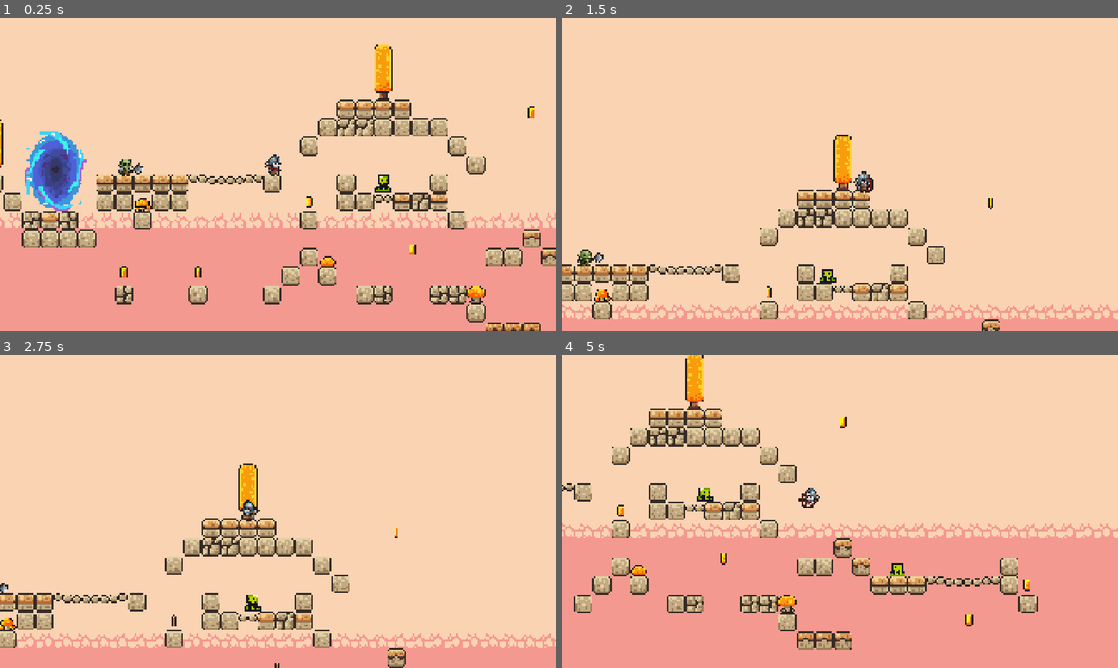
Above: before the commit, frames 1-4 (two rows, left to right).
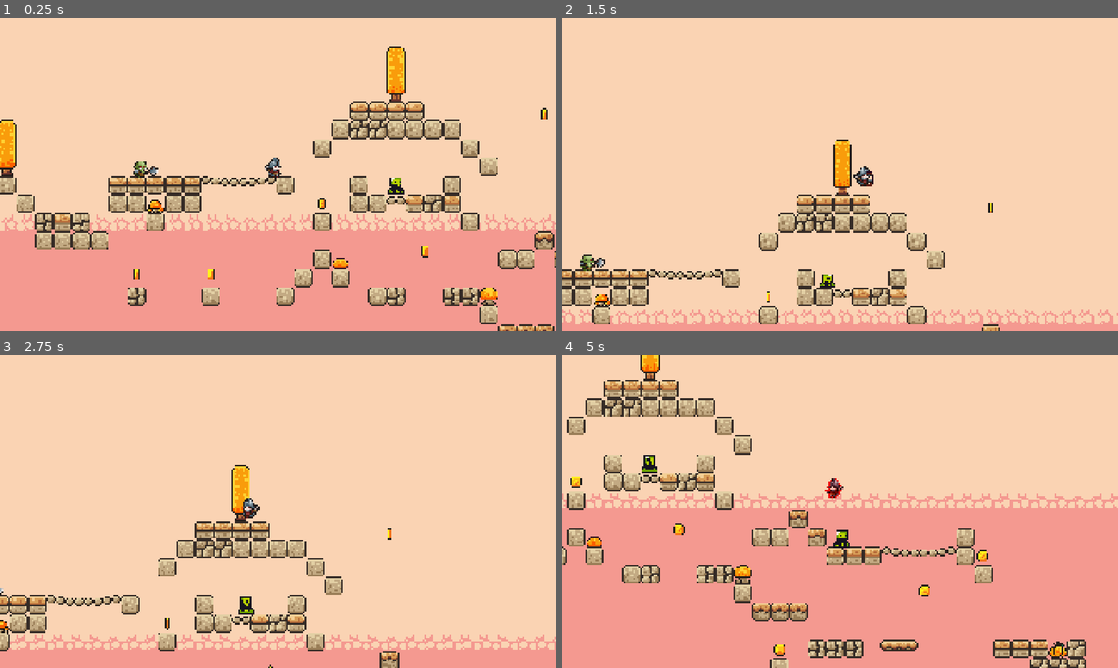
Above: after the commit, the same moments.

Repository: alex-tech-88/first-2d-game
Game: Godot game, scene res://scenes/levels/level_2.tscn
The game is run twice, just before and just after one commit, with the same random seed, the same clock (stepped at 60 frames per second) and the same inputs. This scene is started directly instead of the project's main scene.
Inputs (mouse positions are in pixels of both pictures, inside the frame that each line leads up to):
- Up to frame 1 (0.25 s): no input
- Up to frame 2 (1.5 s): move the mouse to (962, 158) at 0.52 s; hold Right (move_right) from 0.53 s (still down); tap Space (jump) at 0.6, 0.77, 1.07 s; move the mouse to (728, 190) at 1.27 s; click (728, 190) at 1.35 s
- Up to frame 3 (2.75 s): tap Space (jump) at 1.52, 1.55, 1.82, 2.1 s; move the mouse to (333, 442) at 2.02 s; release Right (move_right) at 2.03 s; hold Left (move_left) from 2.03 s (still down)
- Up to frame 4 (5 s): move the mouse to (812, 574) at 2.77 s; release Left (move_left) at 2.78 s; hold Right (move_right) 2.78-4.28 s; click (812, 574) at 2.85 s; tap Space (jump) at 3.02, 3.05, 3.32, 3.6, 3.77, 4.07, 4.52, 4.55, 4.82 s; move the mouse to (1006, 558) at 3.52 s; move the mouse to (673, 464) at 4.27 s; hold Left (move_left) from 4.28 s (still down); click (673, 464) at 4.35 s

The runs differ from the first frame. In frame 1, 20% of the frame differs, in the area x 0-100%, y 8-100%; in frame 2, 9.9%; in frame 3, 8.8%; in frame 4, 26%, in the area x 0-100%, y 0-100%.

Commit message:
optimised slime & orc gds

Diff:
--- a/scenes/levels/level_2.tscn
+++ b/scenes/levels/level_2.tscn
@@ -8,7 +8,6 @@
 [ext_resource type="PackedScene" uid="uid://ok342l6xuvyq" path="res://scenes/platform_lvl_2.tscn" id="6_tv7cl"]
 [ext_resource type="PackedScene" uid="uid://d2w2i5h0lhc6l" path="res://scenes/slime.tscn" id="7_3p04p"]
 [ext_resource type="PackedScene" uid="uid://p8lscf1t23sd" path="res://scenes/hud.tscn" id="7_r88tb"]
-[ext_resource type="PackedScene" uid="uid://d0mx8bsnxy3ii" path="res://scenes/next_level.tscn" id="8_1yj8c"]
 [ext_resource type="PackedScene" uid="uid://dsnltl7q0piac" path="res://scenes/orc.tscn" id="10_qsp8v"]
 
 [sub_resource type="TileSetAtlasSource" id="TileSetAtlasSource_k22d5"]
@@ -239,7 +238,7 @@
 layer_1/tile_data = PackedInt32Array(-720905, 196608, 1, -720907, 196608, 1, -720906, 131072, 0, -786444, 131072, 1, -6 …(1874 unchanged characters)…
 
 [node name="Player" parent="." unique_id=2073481811 instance=ExtResource("3_qsp8v")]
-position = Vector2(42, -226)
+position = Vector2(31, -230)
 
 [node name="Camera2D" type="Camera2D" parent="Player" unique_id=1600274782]
 position = Vector2(3, 1)
@@ -316,11 +315,8 @@
 offset_right = -6.0
 offset_bottom = -2.0
 
-[node name="NextLevel" parent="." unique_id=1723994880 instance=ExtResource("8_1yj8c")]
-position = Vector2(-147, -226)
-
 [node name="Orc" parent="." unique_id=1583057674 instance=ExtResource("10_qsp8v")]
-position = Vector2(-87, -230)
+position = Vector2(-85, -243)
 
 [connection signal="timeout" from="Player/CoyoteTime" to="Player" method="_on_coyote_time_timeout"]
 [connection signal="timeout" from="Player/JumpBuffer" to="Player" method="_on_jump_buffer_timeout"]
--- a/scenes/mian_menu.tscn
+++ b/scenes/main_menu.tscn
@@ -1,11 +1,11 @@
 [gd_scene format=3 uid="uid://dx44y63d7odn6"]
 
-[ext_resource type="FontFile" uid="uid://c53kogtyjwsss" path="res://assets/fonts/PixelOperator8-Bold.ttf" id="1_63yaw"]
-[ext_resource type="Texture2D" uid="uid://d03x1rtbmi1jp" path="res://assets/screenshots/main_menu.png" id="1_kug4c"]
-[ext_resource type="Script" uid="uid://dngt3ath8nis8" path="res://scripts/mian_menu.gd" id="1_xxjjr"]
+[ext_resource type="Script" uid="uid://dngt3ath8nis8" path="res://scripts/main_menu.gd" id="1_bqqt6"]
+[ext_resource type="Texture2D" uid="uid://d03x1rtbmi1jp" path="res://assets/screenshots/main_menu.png" id="2_wu84c"]
+[ext_resource type="FontFile" uid="uid://c53kogtyjwsss" path="res://assets/fonts/PixelOperator8-Bold.ttf" id="3_8ln24"]
 
 [sub_resource type="StyleBoxTexture" id="StyleBoxTexture_xxjjr"]
-texture = ExtResource("1_kug4c")
+texture = ExtResource("2_wu84c")
 
 [sub_resource type="StyleBoxFlat" id="StyleBoxFlat_kug4c"]
 bg_color = Color(0.52081466, 0.6276887, 0.5996099, 1)
@@ -38,7 +38,7 @@
 anchor_bottom = 1.0
 grow_horizontal = 2
 grow_vertical = 2
-script = ExtResource("1_xxjjr")
+script = ExtResource("1_bqqt6")
 
 [node name="Panel" type="Panel" parent="." unique_id=117051237]
 layout_mode = 1
--- a/scripts/next_level.gd
+++ b/scripts/next_level.gd
@@ -33,4 +33,4 @@
 		var current_scene_file: String = get_tree().current_scene.scene_file_path
 		var next_level_number: int = current_scene_file.get_basename().get_file().to_int() + 1
 		var next_level_path: String = FILE_BEGIN + str(next_level_number) + ".tscn"
-		get_tree().change_scene_to_file(next_level_path)
+		get_tree().call_deferred("change_scene_to_file", next_level_path)
--- a/scripts/orc.gd
+++ b/scripts/orc.gd
@@ -1,15 +1,24 @@
 extends CharacterBody2D
 
+# --- Movement & combat constants ---
 const SPEED: float = 60.0
 const GRAVITY: float = 980.0
 const JUMP_VELOCITY: float = -300.0
 const JUMP_COOLDOWN: float = 0.8
-const MAX_HP: int = 3  # Number of hits before the orc dies
+const MAX_HP: int = 3
+
+# --- Timing constants ---
+const DEATH_ANIM_SPEED: float = 0.53  # Slowed playback to match death audio length
+const DEATH_DURATION: float = 2.4     # Seconds to wait before removing the node
+const HIT_STUN_DURATION: float = 0.5  # Seconds the orc is frozen after taking a hit
+
+# --- Animation frames where the sword hitbox should be active ---
+const SWORD_ACTIVE_FRAMES: Array = [3, 4, 9, 10]
 
 var dead: bool = false
 var is_attacking: bool = false
-var is_hit: bool = false        # True while hit stun animation is playing
-var target: Node2D = null       # Reference to the player when detected
+var is_hit: bool = false         # True while hit-stun animation is playing
+var target: Node2D = null        # Reference to the player when in detection range
 var jump_cooldown_timer: float = 0.0
 var hp: int = MAX_HP
 
@@ -17,27 +26,27 @@
 @onready var sword_hitbox: Area2D = %KillZone
 @onready var right_shape: CollisionShape2D = %KillZone/RightShape2D
 @onready var left_shape: CollisionShape2D = %KillZone/LeftShape2D
-@onready var detection_zone: Area2D = $DetectionZone  # Large zone — starts chasing
-@onready var attack_zone: Area2D = $AttackZone        # Small zone — triggers melee attack
+@onready var detection_zone: Area2D = $DetectionZone  # Large zone — triggers chasing
+@onready var attack_zone: Area2D = $AttackZone        # Small zone — triggers melee swing
 @onready var hit_sound: AudioStreamPlayer2D = $HitSound
 @onready var death_sound: AudioStreamPlayer2D = $DeathSound
-@onready var jump_hit: Area2D = $OrcJumpHit           # Area on top of orc's head
+@onready var jump_hit: Area2D = $OrcJumpHit           # Area on top of the orc's head
+
 
 func _ready() -> void:
 	add_to_group("Enemy")
-	sword_hitbox.monitoring = false
-	# Disable both sword collision shapes until an attack begins
-	right_shape.disabled = true
-	left_shape.disabled = true
+	# Make sure hitbox is fully off before any attack starts
+	_disable_hitbox()
 	animated_sprite.frame_changed.connect(_on_frame_changed)
 	sword_hitbox.body_entered.connect(_on_sword_hit)
 	jump_hit.body_entered.connect(_on_jump_hit)
 
+
 func _physics_process(delta: float) -> void:
 	if dead:
 		return
 
-	# Freeze horizontal movement during hit stun, but keep gravity
+	# During hit-stun: freeze horizontal movement but keep gravity
 	if is_hit:
 		if not is_on_floor():
 			velocity.y += GRAVITY * delta
@@ -52,8 +61,8 @@
 	if not is_on_floor():
 		velocity.y += GRAVITY * delta
 
-	# Poll detection zone every frame instead of relying on body_exited signals.
-	# Prevents the orc from losing the player when they jump over him.
+	# Poll detection zone every frame instead of using body_exited signals.
+	# This prevents losing the player when they jump over the orc.
 	var bodies = detection_zone.get_overlapping_bodies()
 	var player_detected = false
 	for body in bodies:
@@ -62,7 +71,7 @@
 			player_detected = true
 			break
 
-	# Player left detection zone — return to idle
+	# Player left detection range — go back to idle
 	if not player_detected:
 		target = null
 		if not is_attacking:
@@ -74,19 +83,19 @@
 	# Face the player every frame
 	var direction = global_position.direction_to(target.global_position)
 	animated_sprite.flip_h = direction.x < 0
-	# Sync active sword hitbox side with facing direction
+	# Keep sword hitbox side in sync with facing direction
 	_update_sword_shape()
 
-	# Use get_overlapping_bodies() so it works even if player was already inside
+	# Use get_overlapping_bodies() so it works even if the player was already inside on enter
 	var player_in_attack_zone = target in attack_zone.get_overlapping_bodies()
 
 	if player_in_attack_zone:
-		# Stop and swing
+		# Stop moving and start swinging
 		velocity.x = 0
 		if not is_attacking:
 			_attack()
 	else:
-		# Cancel attack if player left the zone mid-swing
+		# Cancel swing if the player escaped mid-attack
 		if is_attacking:
 			_cancel_attack()
 		# Chase the player
@@ -95,29 +104,50 @@
 
 	move_and_slide()
 
+
 func _jump() -> void:
 	velocity.y = JUMP_VELOCITY
 	jump_cooldown_timer = JUMP_COOLDOWN
 
-# Enable collision shape only on the side the orc is facing
+
+# --- Hitbox helpers ---
+
+# Fully disable sword monitoring and both collision shapes
+func _disable_hitbox() -> void:
+	sword_hitbox.set_deferred("monitoring", false)
+	right_shape.set_deferred("disabled", true)
+	left_shape.set_deferred("disabled", true)
+
+
+# Enable only the shape on the side the orc is currently facing
 func _update_sword_shape() -> void:
 	right_shape.set_deferred("disabled", animated_sprite.flip_h)
 	left_shape.set_deferred("disabled", not animated_sprite.flip_h)
 
-# Cleanly interrupt an ongoing attack
+
+# --- Attack ---
+
+func _attack() -> void:
+	if is_attacking:
+		return
+	is_attacking = true
+	animated_sprite.play("orc_fighting")
+	animated_sprite.animation_finished.connect(_on_attack_finished, CONNECT_ONE_SHOT)
+
+
+# Cleanly interrupt an ongoing attack without leaving the hitbox active
 func _cancel_attack() -> void:
 	is_attacking = false
-	sword_hitbox.set_deferred("monitoring", false)
-	right_shape.set_deferred("disabled", true)
-	left_shape.set_deferred("disabled", true)
+	_disable_hitbox()
 	# Disconnect to avoid ghost callbacks after cancellation
 	if animated_sprite.animation_finished.is_connected(_on_attack_finished):
 		animated_sprite.animation_finished.disconnect(_on_attack_finished)
 
+
+# Activate hitbox only on frames where the sword is visually extended
 func _on_frame_changed() -> void:
 	if animated_sprite.animation == "orc_fighting":
-		# Enable hitbox only on frames where the sword is visually extended
-		var sword_active = animated_sprite.frame in [3, 4, 9, 10]
+		var sword_active = animated_sprite.frame in SWORD_ACTIVE_FRAMES
 		sword_hitbox.set_deferred("monitoring", sword_active)
 		if sword_active:
 			_update_sword_shape()
@@ -125,82 +155,81 @@
 			right_shape.set_deferred("disabled", true)
 			left_shape.set_deferred("disabled", true)
 	else:
-		# Not attacking — keep everything off
-		sword_hitbox.set_deferred("monitoring", false)
-		right_shape.set_deferred("disabled", true)
-		left_shape.set_deferred("disabled", true)
-
-func _attack() -> void:
-	if is_attacking:
-		return
-	is_attacking = true
-	animated_sprite.play("orc_fighting")
-	animated_sprite.animation_finished.connect(_on_attack_finished, CONNECT_ONE_SHOT)
+		# Any non-attack animation — keep everything off
+		_disable_hitbox()
+
 
 func _on_attack_finished() -> void:
 	is_attacking = false
-	sword_hitbox.set_deferred("monitoring", false)
-	right_shape.set_deferred("disabled", true)
-	left_shape.set_deferred("disabled", true)
+	_disable_hitbox()
+	# No target — just stand idle
 	if target == null:
 		animated_sprite.play("orc_idle")
-	else:
-		# Decide whether to attack again or resume chasing
-		var player_in_attack_zone = target in attack_zone.get_overlapping_bodies()
-		if player_in_attack_zone:
-			_attack()
-		else:
-			animated_sprite.play("orc_walk")
-
+		return
+	# Re-enter attack or resume chasing depending on player position
+	var player_in_attack_zone = target in attack_zone.get_overlapping_bodies()
+	if player_in_attack_zone:
+		_attack()
+	else:
+		animated_sprite.play("orc_walk")
+
+
+# --- Damage & death ---
+
+# Player touched by the sword — instant kill
 func _on_sword_hit(body: Node2D) -> void:
 	if body.is_in_group("Player"):
 		body.die()
 
+
+# Player jumped on top of the orc
 func _on_jump_hit(body: Node2D) -> void:
 	if not body.is_in_group("Player"):
 		return
-	# Only register a stomp if the player is actually falling down onto the orc
+	# Only count as a stomp if the player is actually falling downward
 	if body.velocity.y > 0.0:
-		body.bounce()  # launch player upward immediately
+		body.bounce()  # Launch the player upward immediately
 		take_damage()
 
+
 func take_damage() -> void:
-	# Ignore hits during death or hit stun
+	# Ignore hits during death sequence or active hit-stun
 	if dead or is_hit:
 		return
 	hp -= 1
 	if hp <= 0:
 		_die()
 	else:
-		# Play hit sound only if the orc survives the hit
+		# Play sound only when the orc survives the hit
 		hit_sound.play()
 		_play_hit_stun()
 
+
 func _play_hit_stun() -> void:
+	# Interrupt any ongoing attack before entering stun
 	if is_attacking:
 		_cancel_attack()
 	is_hit = true
 	animated_sprite.play("orc_hit")
-	# Use a timer instead of animation_finished to guarantee is_hit resets
-	await get_tree().create_timer(0.5).timeout
+	# Use a timer (not animation_finished) to guarantee is_hit always resets
+	await get_tree().create_timer(HIT_STUN_DURATION).timeout
 	is_hit = false
+
 
 func _die() -> void:
 	dead = true
 	is_hit = false
 	is_attacking = false
 	velocity = Vector2.ZERO
-	sword_hitbox.set_deferred("monitoring", false)
-	right_shape.set_deferred("disabled", true)
-	left_shape.set_deferred("disabled", true)
-	# Disconnect attack callback so it can't fire during death sequence
+	_disable_hitbox()
+	# Prevent the attack callback from firing during the death sequence
 	if animated_sprite.animation_finished.is_connected(_on_attack_finished):
 		animated_sprite.animation_finished.disconnect(_on_attack_finished)
-	# Stop all game logic for this node
+	# Stop physics processing — the orc should not move after death
 	set_physics_process(false)
-	# Slow down death animation to match the audio clip length (2.4s)
-	animated_sprite.speed_scale = 0.33
+	# Slow down the animation to match the length of the death audio clip
+	animated_sprite.speed_scale = DEATH_ANIM_SPEED
 	animated_sprite.play("orc_death")
 	death_sound.play()
-	await get_tree().create_timer(2.4).timeout
+	await get_tree().create_timer(DEATH_DURATION).timeout
 	queue_free()
--- a/scripts/slime.gd
+++ b/scripts/slime.gd
@@ -1,10 +1,11 @@
 extends Node2D
 
+# --- Movement constants ---
 const SPEED: float = 60.0
-const FALL_SPEED: float = 220.0
-const DESPAWN_TIME: float = 1.0
+const FALL_SPEED: float = 220.0  # Downward speed after death (falls through the floor)
+const DESPAWN_TIME: float = 1.0  # Seconds before the node is removed after death
 
-var direction: int = 1
+var direction: int = 1   # 1 = right, -1 = left
 var dead: bool = false
 
 @onready var ray_cast_right: RayCast2D = $RayCastRight
@@ -15,9 +16,11 @@
 
 func _process(delta: float) -> void:
 	if dead:
+		# Fall through the floor after death
 		position.y += FALL_SPEED * delta
 		return
 
+	# Reverse direction when hitting a wall
 	if ray_cast_right.is_colliding():
 		direction = -1
 		animated_sprite.flip_h = true
@@ -28,48 +31,35 @@
 	position.x += direction * SPEED * delta
 
 
+# --- Damage & death ---
+
 func _on_hitzone_body_entered(body: Node2D) -> void:
 	if dead:
 		return
-
+	# Only count as a stomp if the player is actually falling downward
 	if body.is_in_group("Player") and body.velocity.y > 0.0:
-		kill_by_stomp(body as CharacterBody2D)
+		take_damage(body as CharacterBody2D)
 
 
-func kill_by_stomp(player: CharacterBody2D) -> void:
+# Accepts an optional player reference:
+# — stomp: pass the player node so bounce() is called
+# — arrow hit: call without arguments
+func take_damage(player: Node2D = null) -> void:
+	if dead:
+		return
 	dead = true
+	if player and player.has_method("bounce"):
+		player.bounce()  # Launch the player upward immediately
+	_cleanup_and_die()
 
+
+func _cleanup_and_die() -> void:
 	if has_node("Killzone"):
 		$Killzone.monitoring = false
-
+	# Disable raycasts so direction logic doesn't run during death
 	ray_cast_right.enabled = false
 	ray_cast_left.enabled = false
-
-	if player.has_method("bounce"):
-		player.bounce()
-
 	slime_hit.play()
 	animated_sprite.play("slime-hit")
-
 	await get_tree().create_timer(DESPAWN_TIME).timeout
 	queue_free()
-
-
-# Called when hit by an arrow
-func take_damage() -> void:
-	if dead:
-		return
-
-	dead = true
-
-	if has_node("Killzone"):
-		$Killzone.monitoring = false
-
-	ray_cast_right.enabled = false
-	ray_cast_left.enabled = false
-
-	slime_hit.play()
-	animated_sprite.play("slime-hit")
-
-	await get_tree().create_timer(DESPAWN_TIME).timeout
-	queue_free()
Not shown: 4 places in scenes/main_menu.tscn that only renumber resources
Renamed: scripts/mian_menu.gd -> scripts/main_menu.gd
Renamed: scripts/mian_menu.gd.uid -> scripts/main_menu.gd.uid
